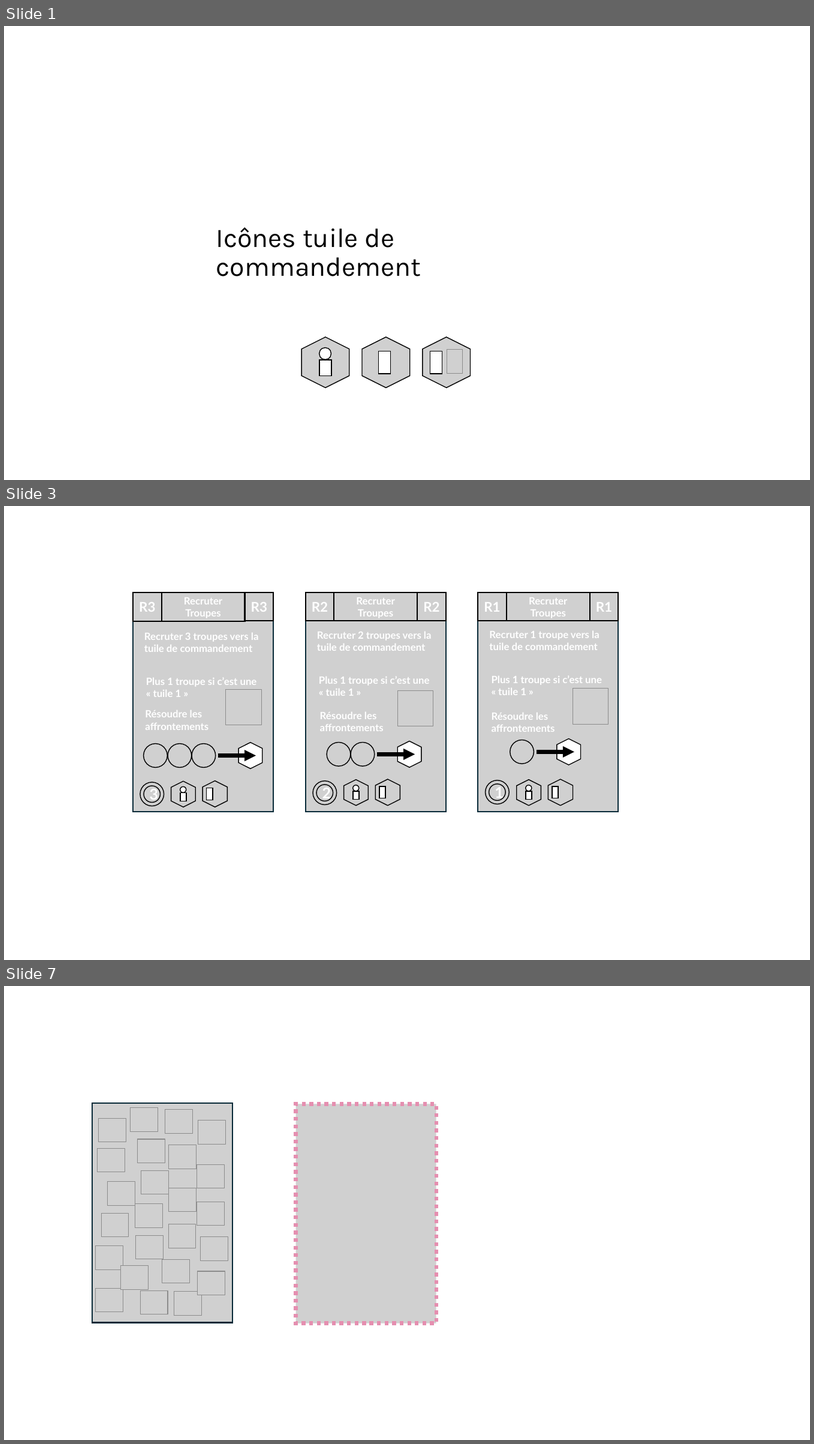
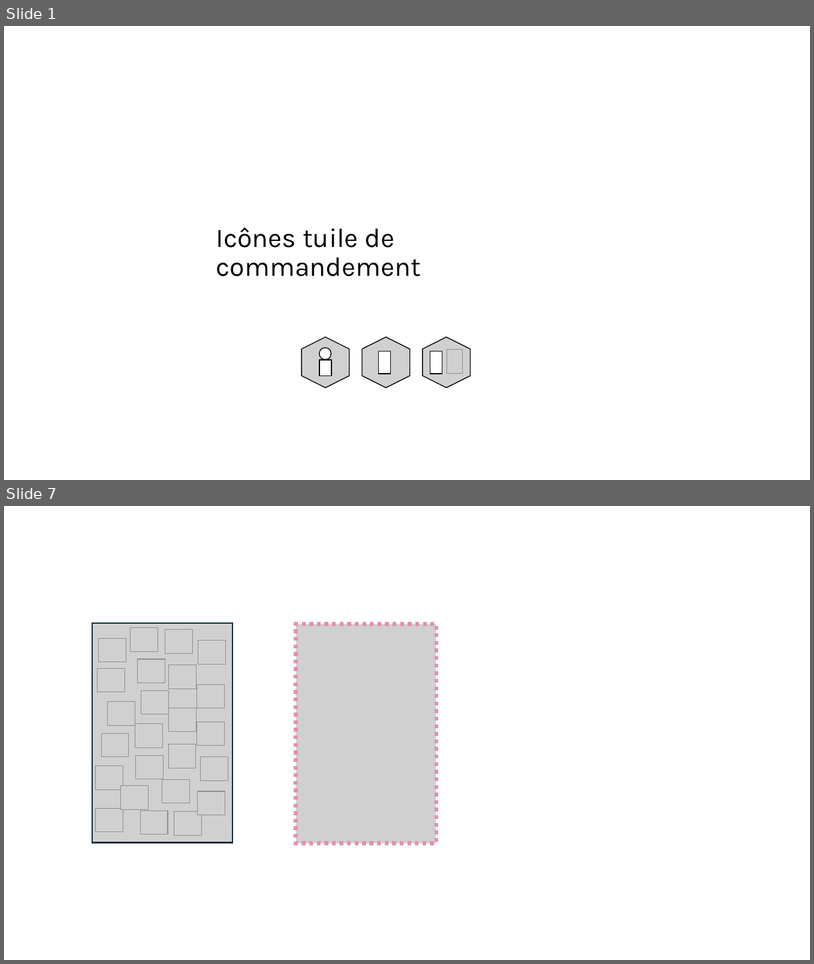
Before and after one commit to LucasBorboleta/Terre-de-Barons, a slide deck: pictures/Deck-en/Deck-en.pptx. Shown one above the other, each under a label of ours: slides 1, 3 and 7 before the commit, slides 1 and 7 after it; the slides between them are not shown. The pictures are 814x1444 and 814x964 pixels, drawn with LibreOffice and Linux fonts; fonts in the diff are those of the drawing; grey boxes stand for pictures; background and template pictures are left out. Boxes give left, top, right and bottom in pixels: in the first picture for what was removed or moved away, otherwise in the second. Text is boxed around its words. In the diff, an @@ line names an element or a change of style, - is before the commit and + after.

```diff
--- a/pictures/Deck-en/Deck-en.pptx
+++ b/pictures/Deck-en/Deck-en.pptx
@@ slide 3 removed at (4,506,810,960), background #FFFFFF @@
@@ group removed at (133,592,273,811): 11 pictures, 3 texts, 2 rectangles, 1 hexagon, 1 arrow, 1 ellipse @@
-Recruter
-Troupes
-3
-Recruter 3 troupes vers la tuile de commandement
-Plus 1 troupe si c’est une « tuile 1 »
-Résoudre les affrontements
-R3
-R3
@@ group removed at (306,592,446,811): 10 pictures, 3 texts, 2 rectangles, 1 hexagon, 1 arrow, 1 ellipse @@
-2
-Recruter 2 troupes vers la tuile de commandement
-Plus 1 troupe si c’est une « tuile 1 »
-Résoudre les affrontements
-R2
-R2
-Recruter
-Troupes
@@ group removed at (478,592,618,811): 9 pictures, 3 texts, 2 rectangles, 1 hexagon, 1 arrow, 1 ellipse @@
-1
-Recruter 1 troupe vers la tuile de commandement
-Plus 1 troupe si c’est une « tuile 1 »
-Résoudre les affrontements
-R1
-R1
-Recruter
-Troupes
```
Also in this commit, not shown: 3 slides changed, 2 slides added, 1 other slide removed, 6 other files.
